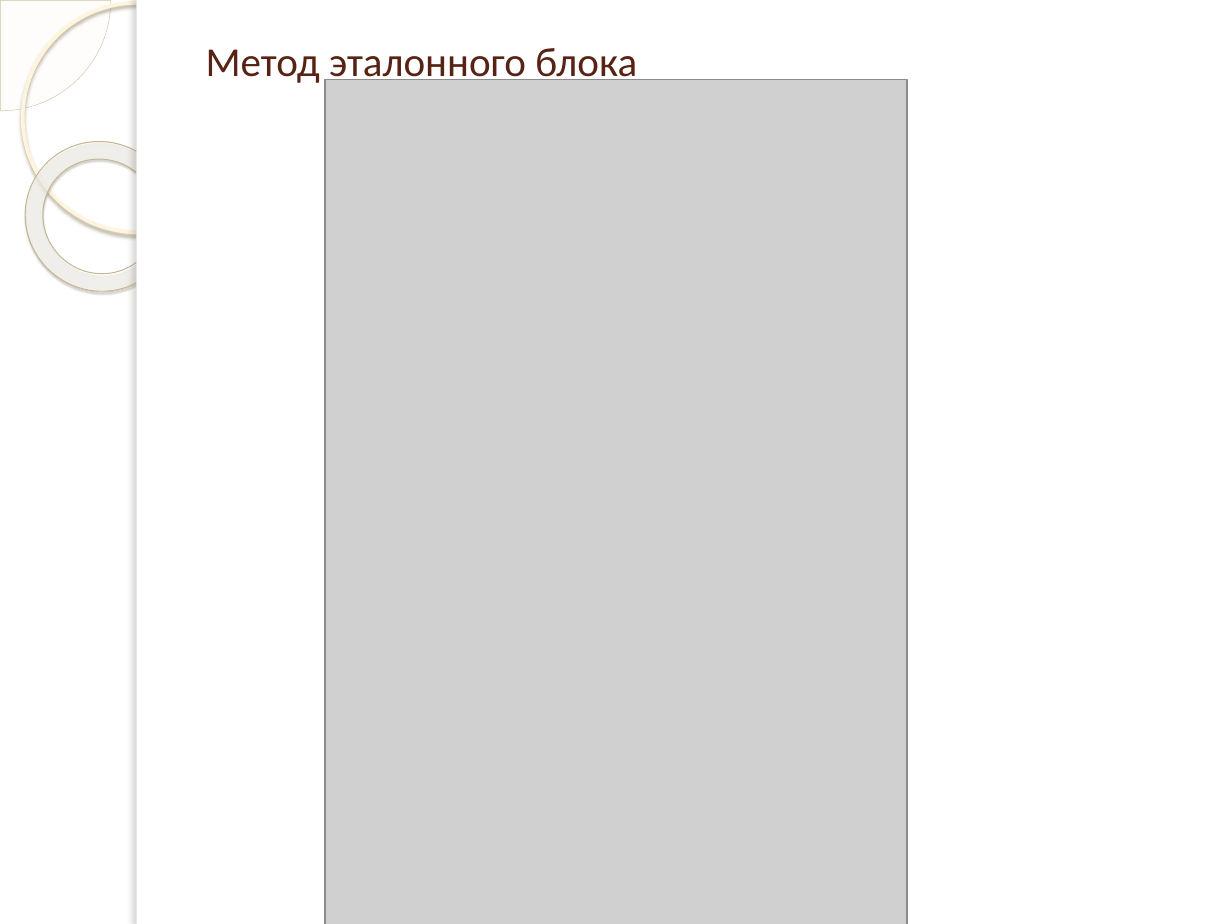
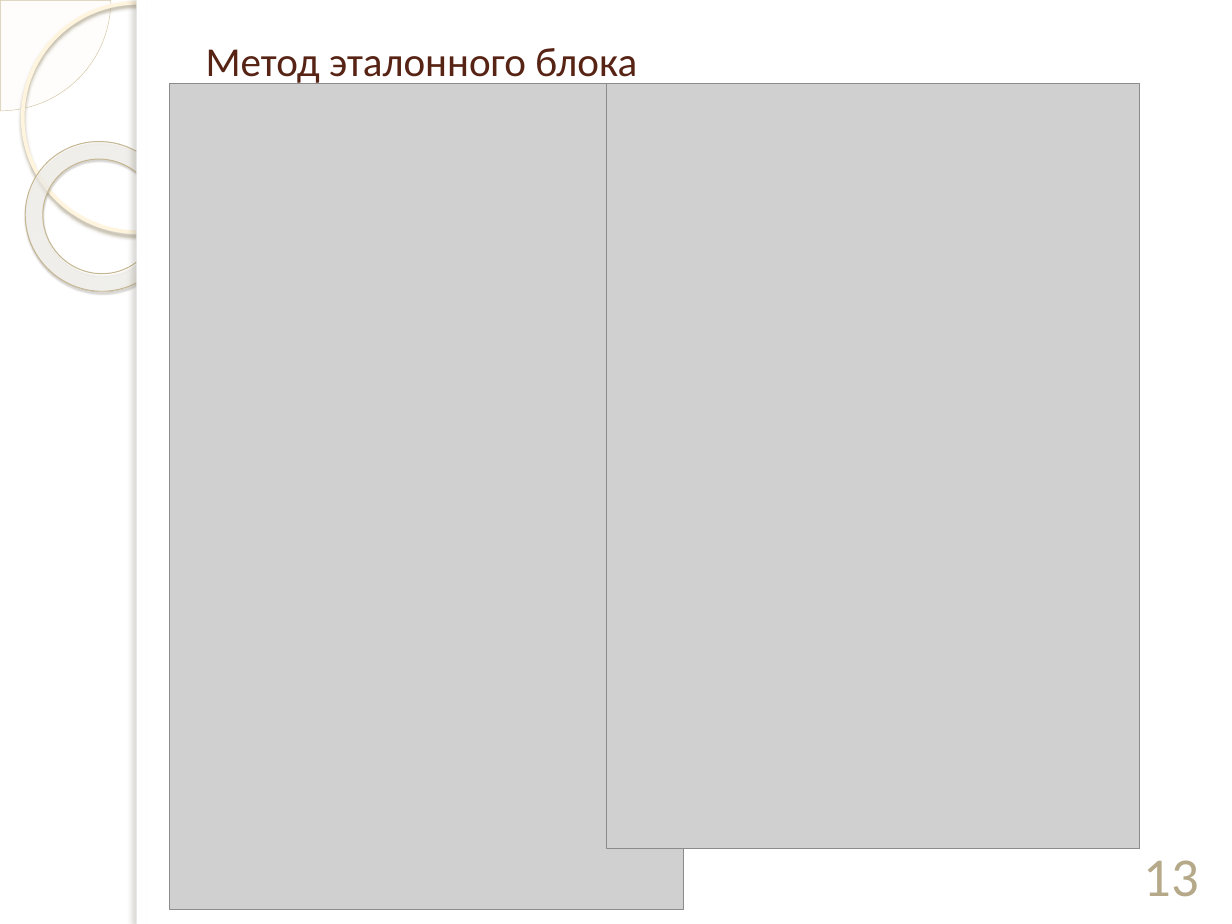
Before and after one commit to ViktoriaWofC/Fractl, a slide deck: slide 13 of documents/Сахибназарова.pptx (slide 10 before the commit). Drawn at 1232x924 pixels with LibreOffice and Linux fonts; fonts in the diff are those of the drawing; grey boxes stand for pictures; background and template pictures are left out. Boxes give left, top, right and bottom in pixels: in the first picture for what was removed or moved away, otherwise in the second. Text is boxed around its words. In the diff, an @@ line names an element or a change of style, - is before the commit and + after.

```diff
--- a/documents/Сахибназарова.pptx
+++ b/documents/Сахибназарова.pptx
@@ picture added at (170,84,684,909) @@
@@ picture removed at (325,80,907,924) @@
@@ picture added at (606,84,1140,849) @@
@@ page number added at (1143,860,1198,897), 32 pt, text #B6A98A @@
+13
```
Also in this commit, not shown: 13 other slides changed, 9 slides added, 2 slides removed, 3 other files.
